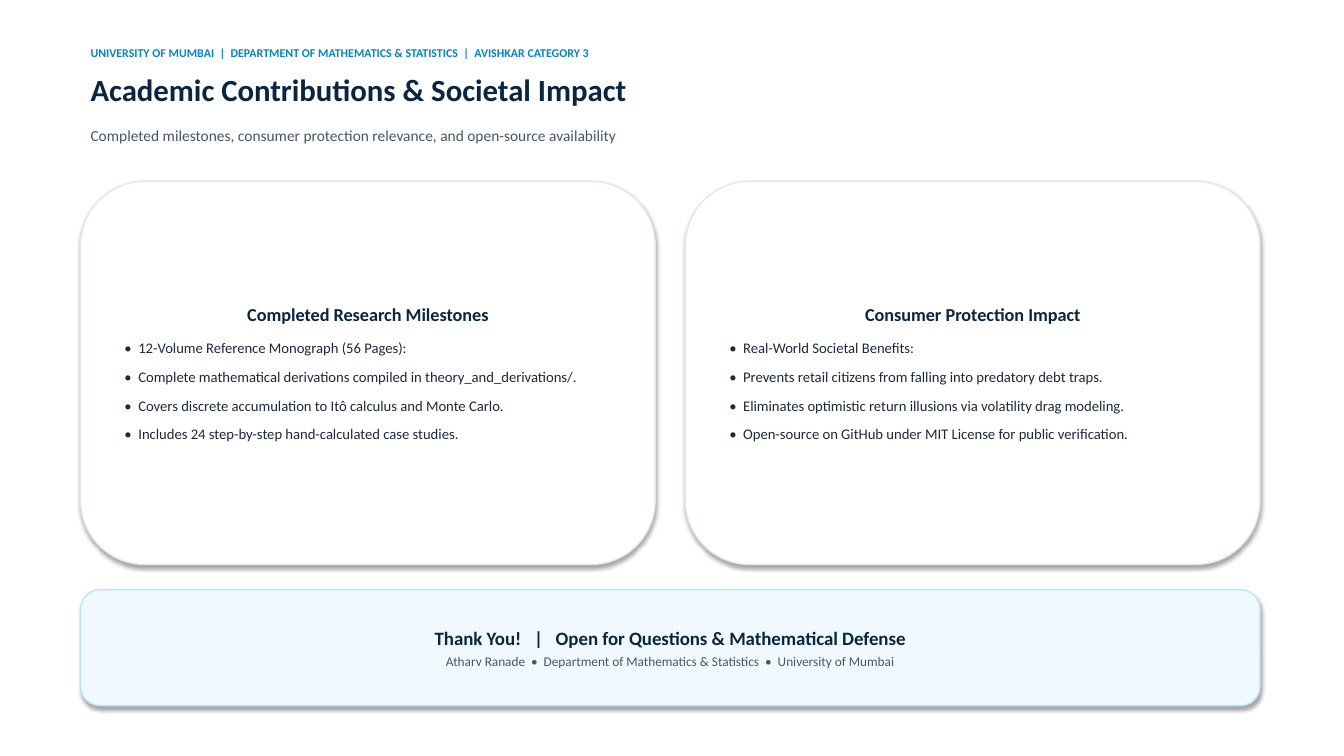
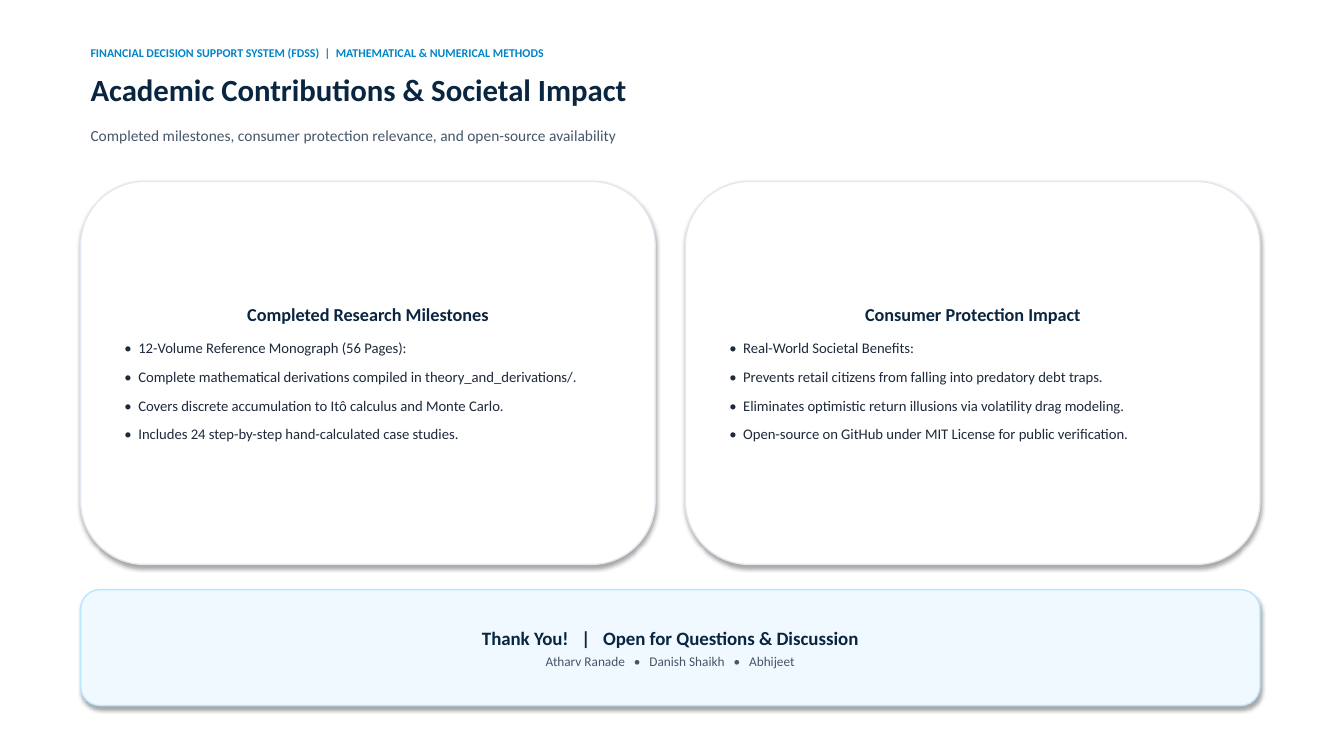
Before and after one commit to AlmightyXZen/Financial-Decision-Support-System, a slide deck: slide 10 of presentation/FDSS_Seminar_Presentation.pptx. Drawn at 1344x756 pixels with LibreOffice and Linux fonts; fonts in the diff are those of the drawing. Boxes give left, top, right and bottom in pixels: in the first picture for what was removed or moved away, otherwise in the second. Text is boxed around its words. In the diff, an @@ line names an element or a change of style, - is before the commit and + after.

Commit message:
style(presentation): update title, strip all institutional labels, and customize for Danish Shaikh

```diff
--- a/presentation/FDSS_Seminar_Presentation.pptx
+++ b/presentation/FDSS_Seminar_Presentation.pptx
@@ text at (91, 48, 544, 59): text changed @@
-UNIVERSITY OF MUMBAI | DEPARTMENT OF MATHEMATICS & STATISTICS | AVISHKAR CATEGORY 3
+FINANCIAL DECISION SUPPORT SYSTEM (FDSS) | MATHEMATICAL & NUMERICAL METHODS
@@ text in rounded rectangle at (482, 631, 859, 668): text changed; size 9.5 to 13.5 pt; text colour #475569 to #0A2540; bold on @@
-Thank You! | Open for Questions & Mathematical Defense
-Atharv Ranade • Department of Mathematics & Statistics • University of Mumbai
+Thank You! | Open for Questions & Discussion
+Atharv Ranade • Danish Shaikh • Abhijeet
```
Also in this commit, not shown: 8 other slides changed, 1 slide added, 1 slide removed, 6 other files.
